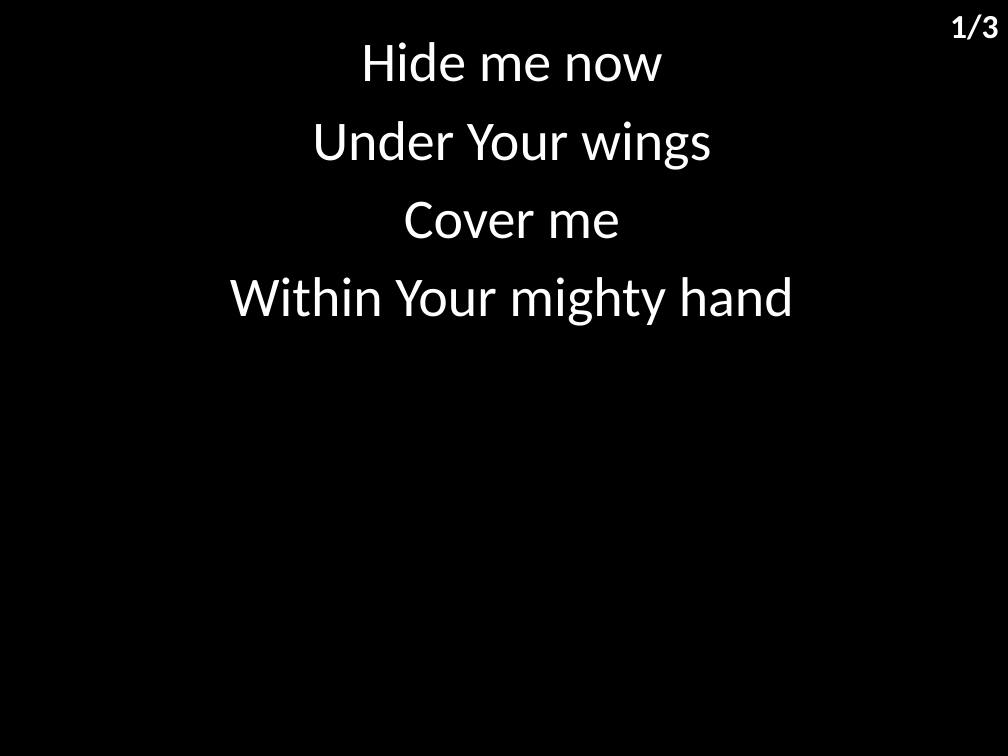
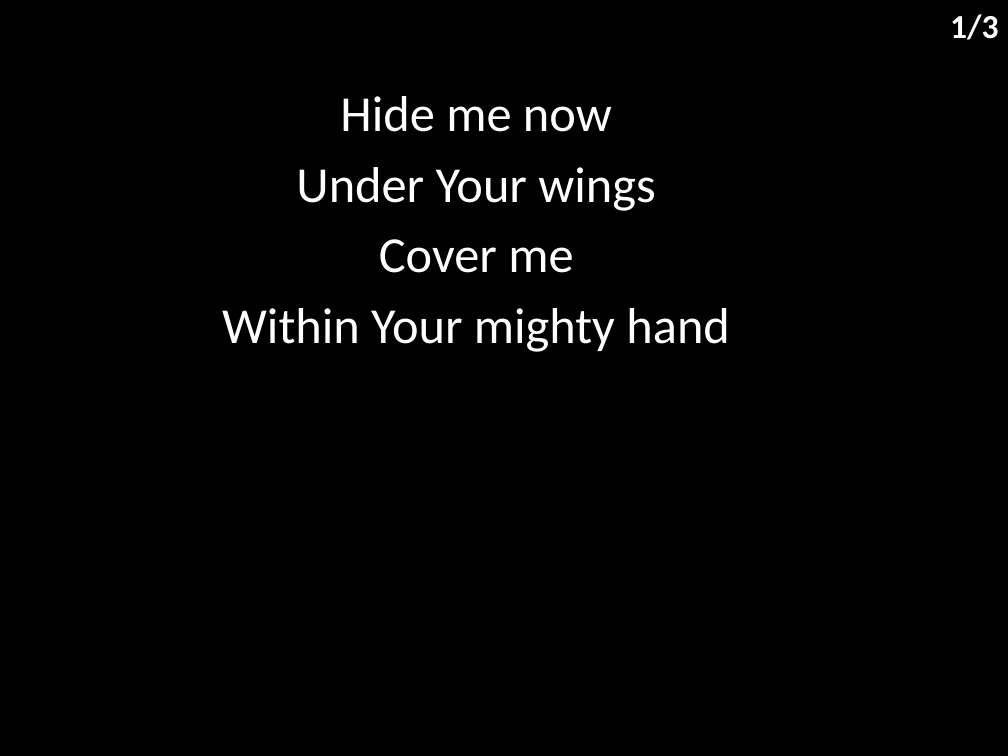
Before and after one commit to hoo-are-ya/worship, a slide deck: slide 2 of docs/songs/still.pptx. Drawn at 1008x756 pixels with LibreOffice and Linux fonts; fonts in the diff are those of the drawing. Boxes give left, top, right and bottom in pixels: in the first picture for what was removed or moved away, otherwise in the second. Text is boxed around its words. In the diff, an @@ line names an element or a change of style, - is before the commit and + after.

```diff
--- a/docs/songs/still.pptx
+++ b/docs/songs/still.pptx
@@ subtitle "Hide me now": place and size @@
-subtitle "Hide me now" at <box>230,42,794,326</box>
+subtitle "Hide me now" at <box>222,96,730,352</box>
@@ subtitle "Hide me now" at <box>222,96,730,352</box>: size 40 to 36 pt @@
```
Also in this commit, not shown: 2 other slides changed, 1 other file.
